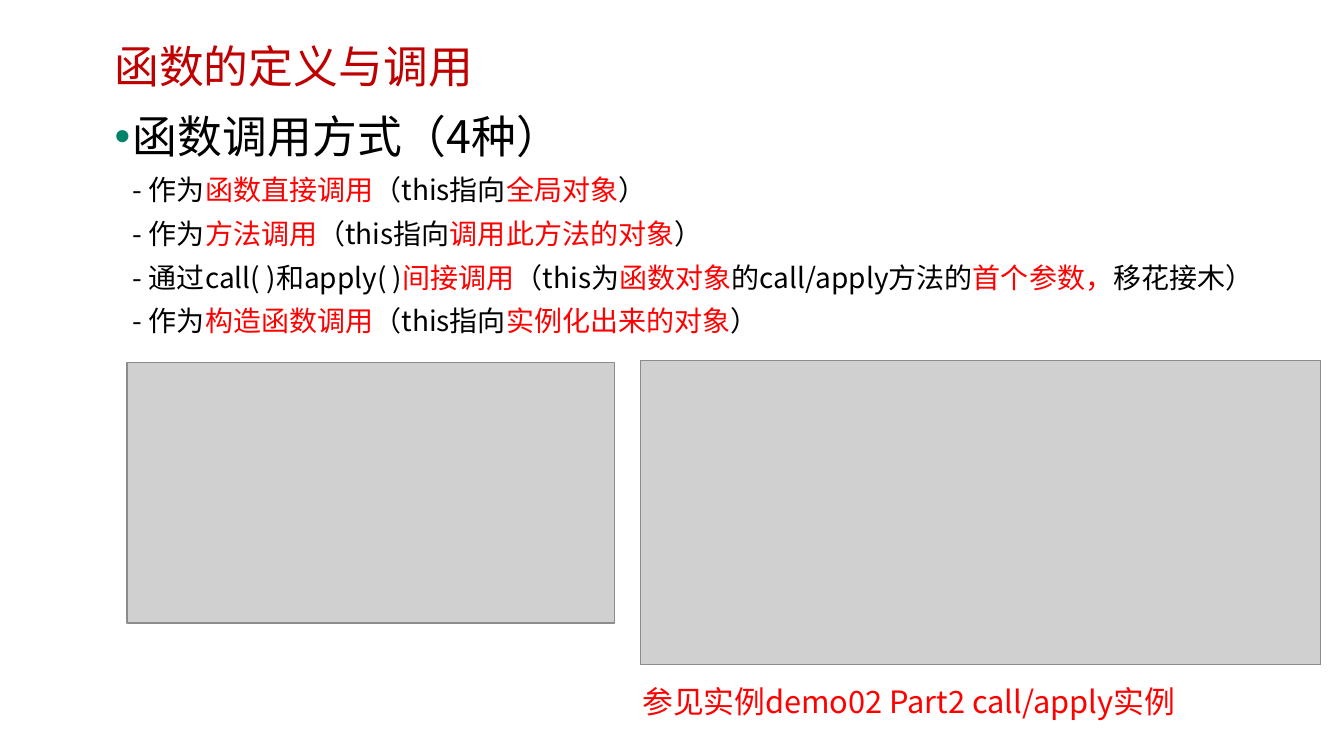
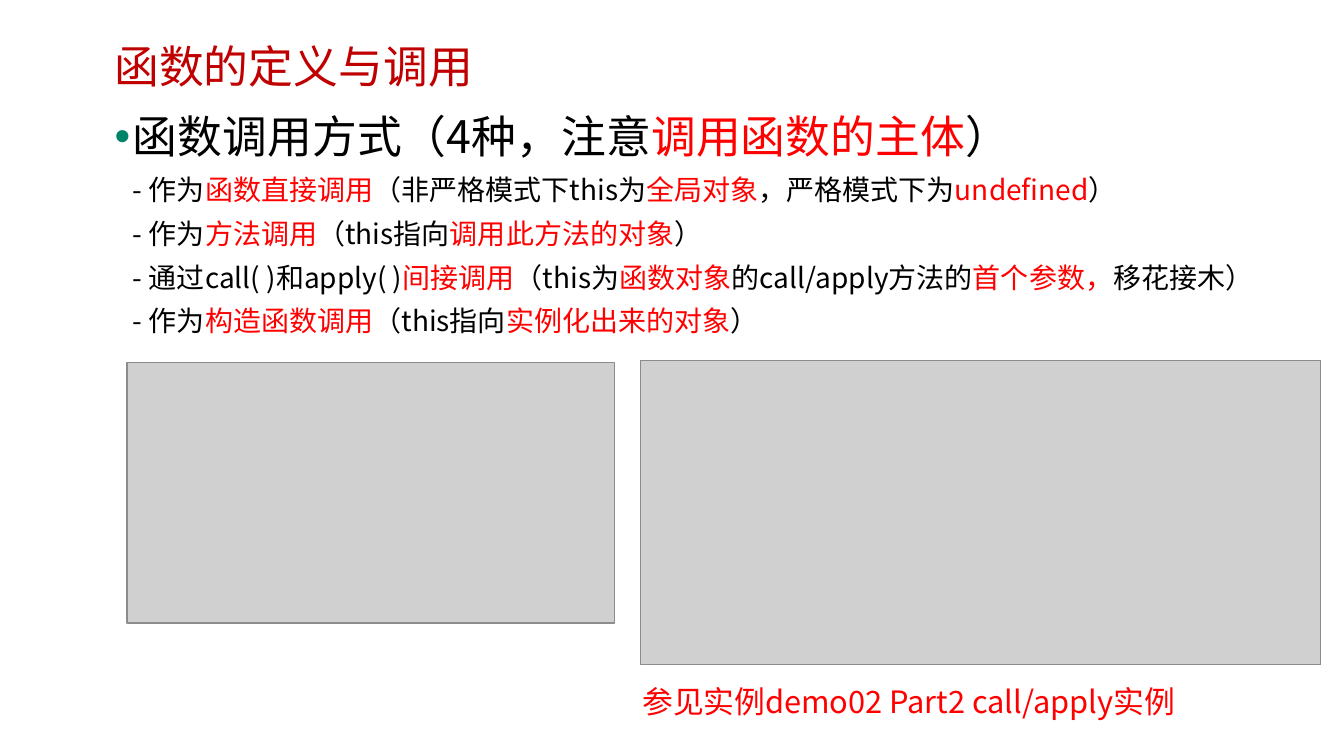
Before and after one commit to edu2act/course-javascript-advanced, a slide deck: slide 5 of 课程PPT/07.JS函数及函数参数.pptx. Drawn at 1344x756 pixels with LibreOffice and Linux fonts; fonts in the diff are those of the drawing; grey boxes stand for pictures; background and template pictures are left out. Boxes give left, top, right and bottom in pixels: in the first picture for what was removed or moved away, otherwise in the second. Text is boxed around its words. In the diff, an @@ line names an element or a change of style, - is before the commit and + after.

```diff
--- a/课程PPT/07.JS函数及函数参数.pptx
+++ b/课程PPT/07.JS函数及函数参数.pptx
@@ text at (133,114,1253,334): text changed @@
-• 函数调用方式（4种）
-  - 作为函数直接调用（this指向全局对象）
-  - 作为方法调用（this指向调用此方法的对象）
-  - 通过call( )和apply( )间接调用（this为函数对象的call/apply方法的首个参数，移花接木）
-  - 作为构造函数调用（this指向实例化出来的对象）
+• 函数调用方式（4种，注意调用函数的主体）
+  - 作为函数直接调用（非严格模式下this为全局对象，严格模式下为undefined）
+  - 作为方法调用（this指向调用此方法的对象）
+  - 通过call( )和apply( )间接调用（this为函数对象的call/apply方法的首个参数，移花接木）
+  - 作为构造函数调用（this指向实例化出来的对象）
```
Also in this commit, not shown: 1 other slide changed, 3 other files.
